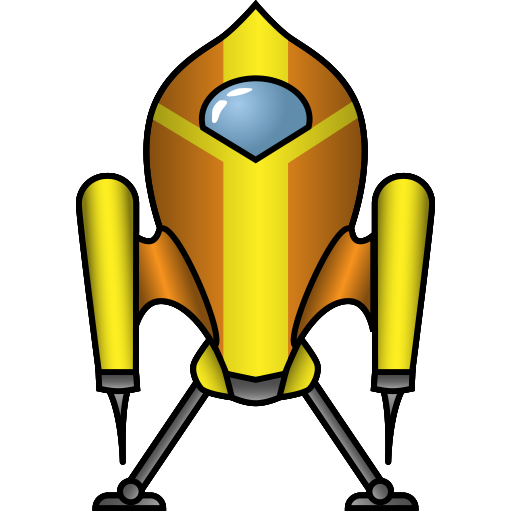
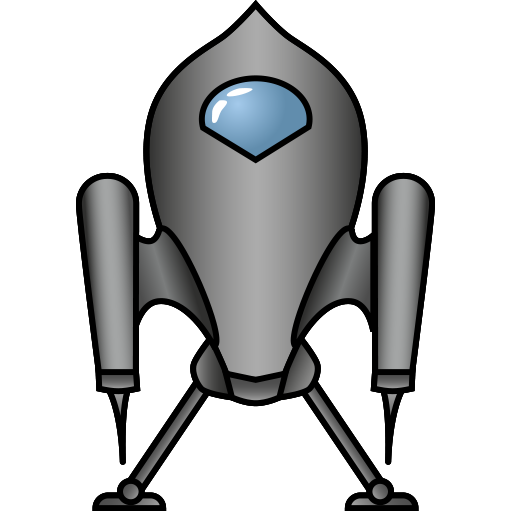
The second 512 x 512 image is a revision of the first. Changes to its layers:
hid "Taboo" over 76, 0, 435, 511
painted on "Taboo Base" over 81, 9, 430, 394
